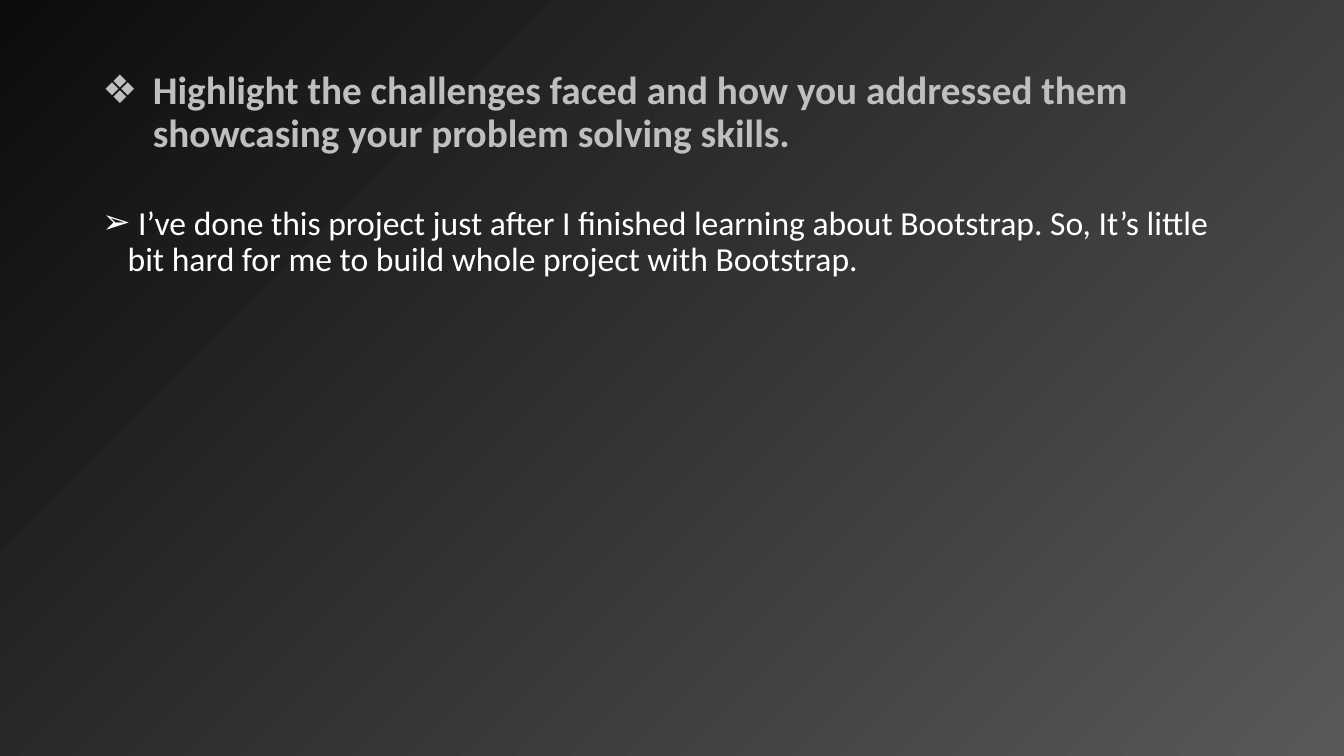
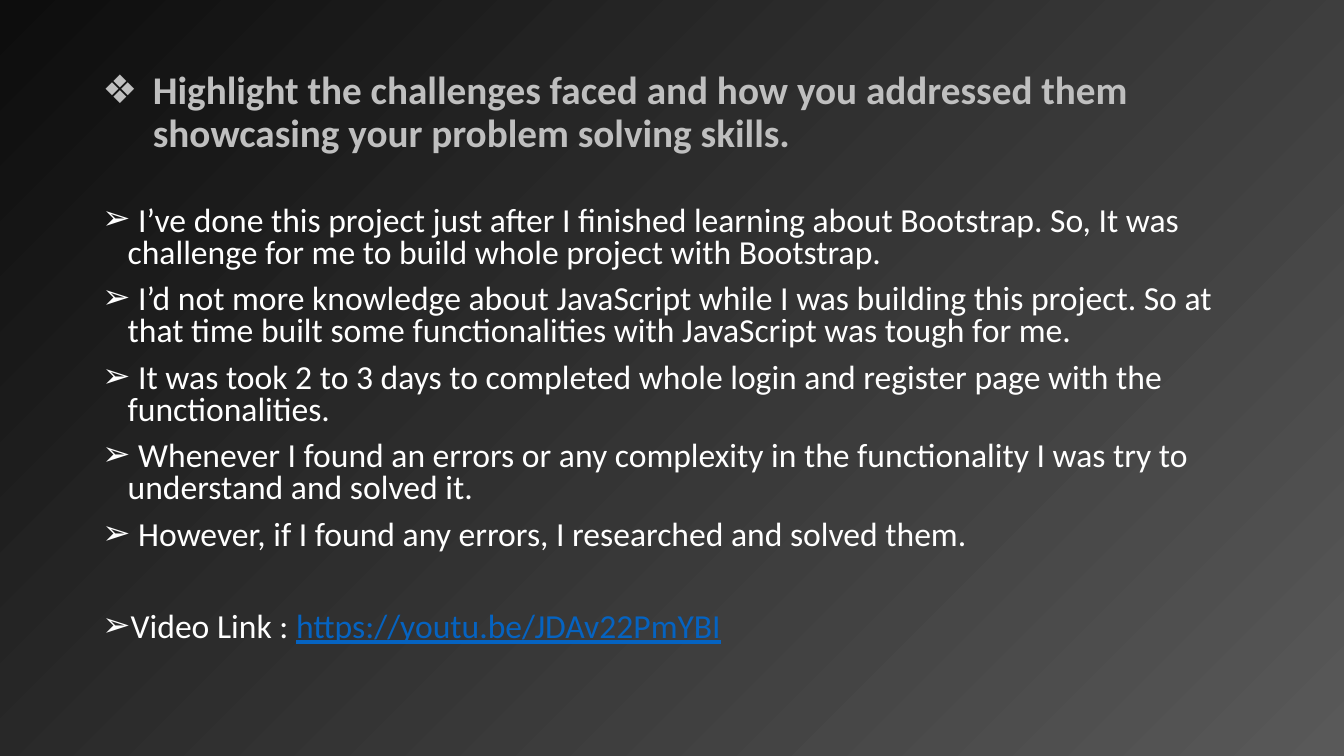
Before and after one commit to SD6103/13Sept_Sahil, a slide deck: slide 4 of Soft Skill/Module - 3.pptx. Drawn at 1344x756 pixels with LibreOffice and Linux fonts; fonts in the diff are those of the drawing. Boxes give left, top, right and bottom in pixels: in the first picture for what was removed or moved away, otherwise in the second. Text is boxed around its words. In the diff, an @@ line names an element or a change of style, - is before the commit and + after.

```diff
--- a/Soft Skill/Module - 3.pptx
+++ b/Soft Skill/Module - 3.pptx
@@ text at <box>128,208,1212,644</box>: text changed @@
-➢ I’ve done this project just after I finished learning about Bootstrap. So, It’s little bit hard for me to build whole project with Bootstrap.
+➢ I’ve done this project just after I finished learning about Bootstrap. So, It was challenge for me to build whole project with Bootstrap.
+➢ I’d not more knowledge about JavaScript while I was building this project. So at that time built some functionalities with JavaScript was tough for me.
+➢ It was took 2 to 3 days to completed whole login and register page with the functionalities.
+➢ Whenever I found an errors or any complexity in the functionality I was try to understand and solved it.
+➢ However, if I found any errors, I researched and solved them.
+➢ Video Link : https://youtu.be/JDAv22PmYBI
```
Also in this commit, not shown: 2 other slides changed, 1 other file.
